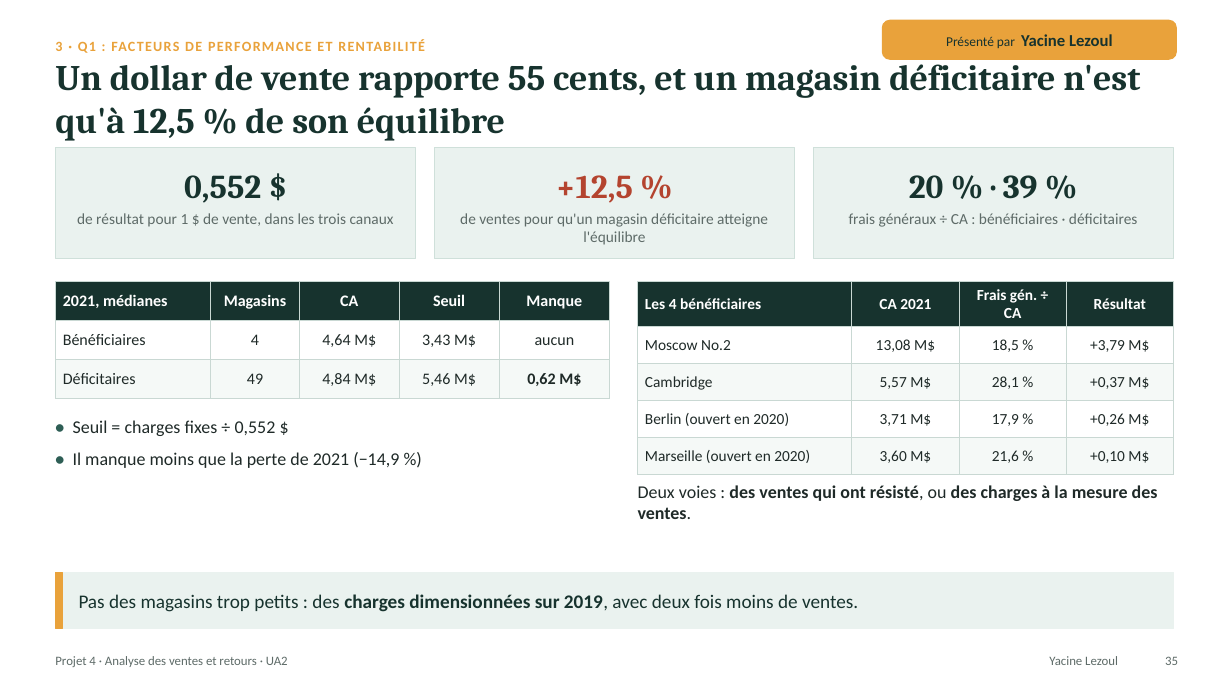
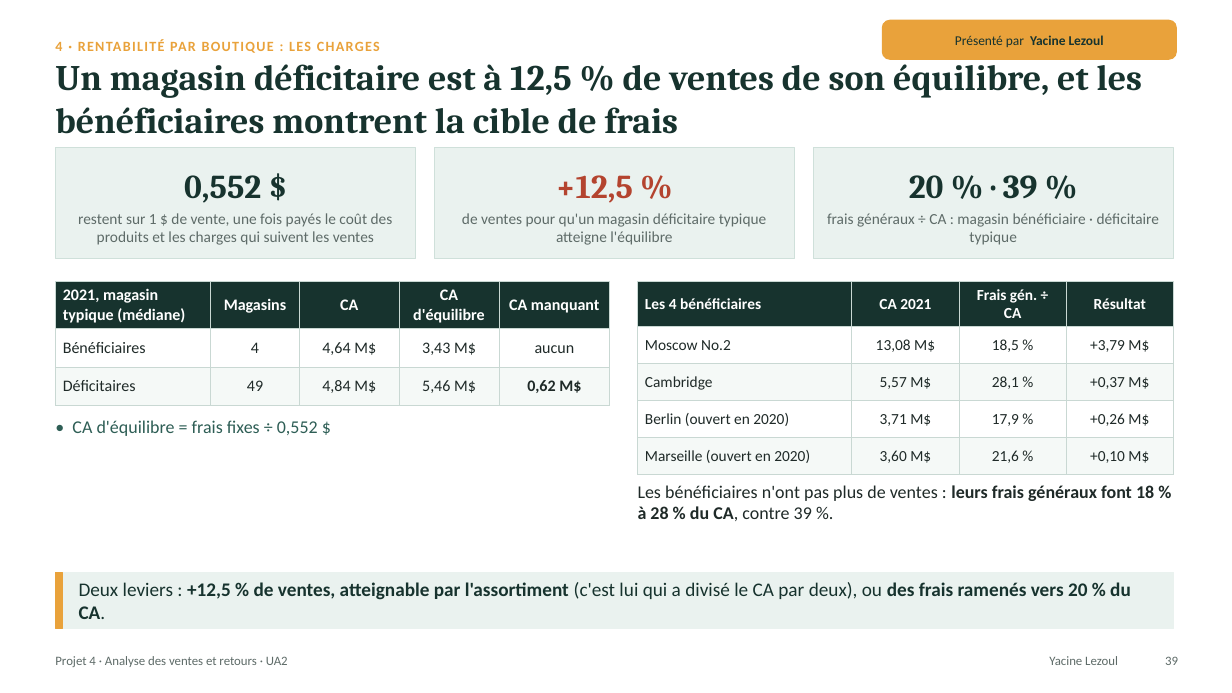
Before and after one commit to lezoul/projet4-contoso, a slide deck: slide 39 of reports/presentations/UA2_presentation_L3_L4.pptx (slide 35 before the commit). Drawn at 1232x693 pixels with LibreOffice and Linux fonts; fonts in the diff are those of the drawing. Boxes give left, top, right and bottom in pixels: in the first picture for what was removed or moved away, otherwise in the second. Text is boxed around its words. In the diff, an @@ line names an element or a change of style, - is before the commit and + after.

Commit message:
UA2 : présentation v6 (réorganisation par question, charges en part du CA, leviers sans double compte, tableaux corrigés) et rapport L3+L4 corrigé

```diff
--- a/reports/presentations/UA2_presentation_L3_L4.pptx
+++ b/reports/presentations/UA2_presentation_L3_L4.pptx
@@ text "Présenté par Yacine Lezoul" at <box>955,35,1104,47</box>: size 13 to 10.5 pt in "Yacine Lezoul" @@
@@ text at <box>55,57,1143,134</box>: text changed @@
-Un dollar de vente rapporte 55 cents, et un magasin déficitaire n'est qu'à 12,5 % de son équilibre
+Un magasin déficitaire est à 12,5 % de ventes de son équilibre, et les bénéficiaires montrent la cible de frais
@@ text at <box>55,39,380,53</box>: text changed @@
-3 · Q1 : FACTEURS DE PERFORMANCE ET RENTABILITÉ
+4 · RENTABILITÉ PAR BOUTIQUE : LES CHARGES
@@ text at <box>78,213,393,245</box>: text changed @@
-de résultat pour 1 $ de vente, dans les trois canaux
+restent sur 1 $ de vente, une fois payés le coût des produits et les charges qui suivent les ventes
@@ text at <box>462,213,767,245</box>: text changed @@
-de ventes pour qu'un magasin déficitaire atteigne l'équilibre
+de ventes pour qu'un magasin déficitaire typique atteigne l'équilibre
@@ text at <box>827,213,1159,245</box>: text changed @@
-frais généraux ÷ CA : bénéficiaires · déficitaires
+frais généraux ÷ CA : magasin bénéficiaire · déficitaire typique
@@ table at <box>55,282,610,439</box> @@
-row 1: 2021, médianes | Magasins | CA | Seuil | Manque
+row 1: 2021, magasin typique (médiane) | Magasins | CA | CA d'équilibre | CA manquant
@@ text at <box>72,420,318,436</box>: text changed; text colour #1F2A28 to #2E5E55 @@
-• Seuil = charges fixes ÷ 0,552 $
-• Il manque moins que la perte de 2021 (−14,9 %)
+• CA d'équilibre = frais fixes ÷ 0,552 $
@@ text at <box>638,485,1154,521</box>: text changed; bold off @@
-Deux voies : des ventes qui ont résisté, ou des charges à la mesure des ventes.
+Les bénéficiaires n'ont pas plus de ventes : leurs frais généraux font 18 % à 28 % du CA, contre 39 %.
@@ text at <box>79,582,1131,619</box>: text changed; bold on @@
-Pas des magasins trop petits : des charges dimensionnées sur 2019, avec deux fois moins de ventes.
+Deux leviers : +12,5 % de ventes, atteignable par l'assortiment (c'est lui qui a divisé le CA par deux), ou des frais ramenés vers 20 % du CA.
```
Also in this commit, not shown: 32 other slides changed, 11 slides removed, 1 other file.
